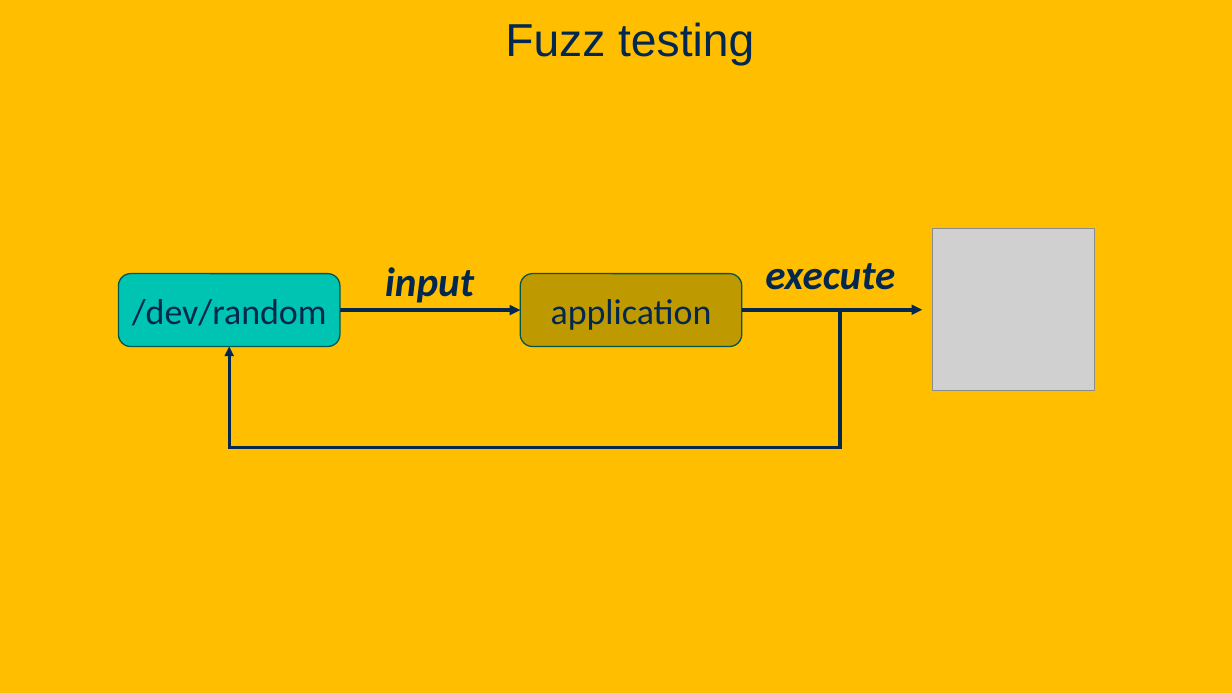
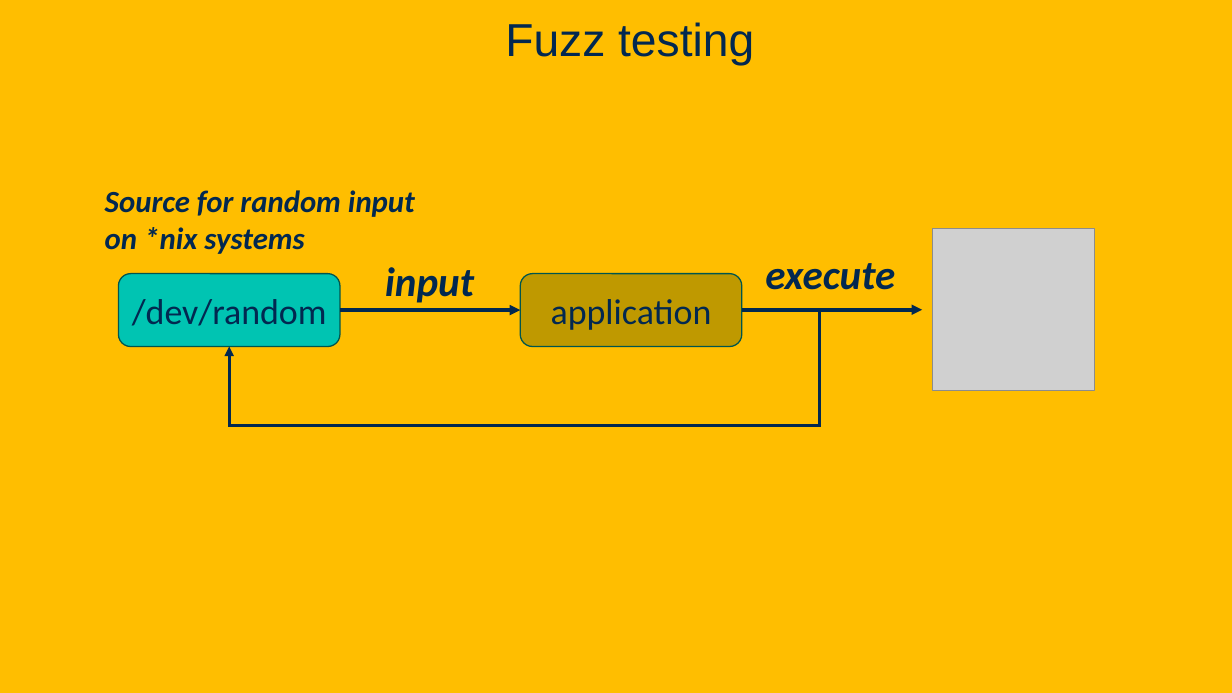
Before and after one commit to davsec-teaching/ECS160-Winter2025, a slide deck: slide 7 of slides/10_fuzzing.pptx (slide 5 before the commit). Drawn at 1232x693 pixels with LibreOffice and Linux fonts; fonts in the diff are those of the drawing; grey boxes stand for pictures; background and template pictures are left out. Boxes give left, top, right and bottom in pixels: in the first picture for what was removed or moved away, otherwise in the second. Text is boxed around its words. In the diff, an @@ line names an element or a change of style, - is before the commit and + after.

```diff
--- a/slides/10_fuzzing.pptx
+++ b/slides/10_fuzzing.pptx
@@ text added at (105, 190, 415, 254), 24 pt, text #022850, bold, italic @@
+Source for random input on *nix systems
@@ elbow arrow moved from (828, 310) - (229, 347) to (742, 311) - (229, 347) @@
```
Also in this commit, not shown: 13 other slides changed, 24 slides added, 3 slides removed.
